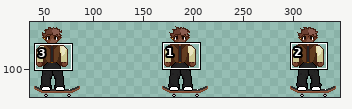
Sprite sheet: Skate 2D/Assets/Sprites/Character/Idle.png. The picture above shows the old version from afar; the outline marks the close-up.
Close-up. Before:
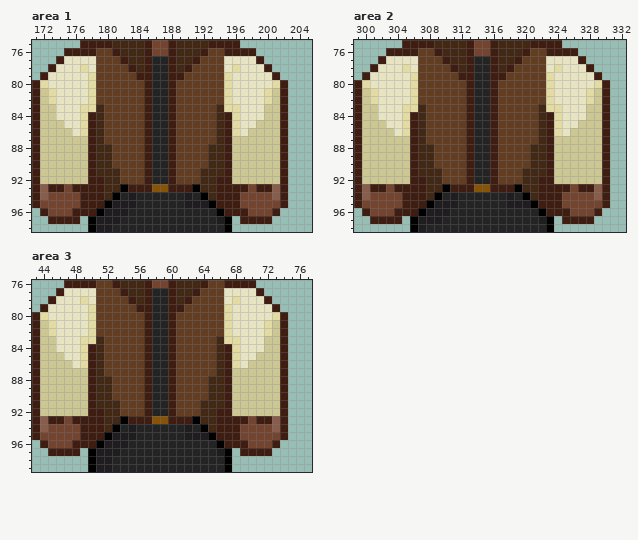
The file is 384x128 pixels. Colours within 5 levels of each other are drawn and written as one. Shown: area 1: x 171..205, y 75..98; area 2: x 299..332, y 75..98; area 3: x 43..77, y 76..99. The wide view leaves out empty margins.
The same view after the edit:
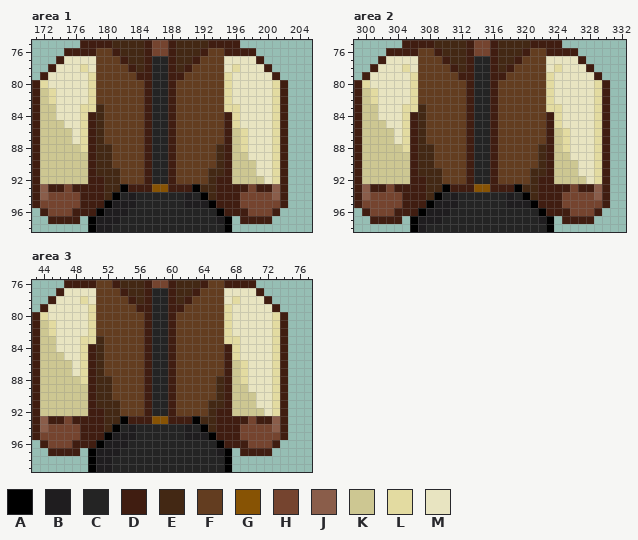
Palette (. is transparent): A #000000  B #1f1d1f  C #242424  D #401d11  E #432814  F #633d20  G #875304  H #75442f  J #8a5d4a  K #cdc792  L #e3dba1  M #e8e4c1
Edits made:
--- area 1
@@ x 171..205 @@
 80 DLMMMMMLFFFFFFDCCDFFFFFFLMMMMMLD...
-81 DKLMMMMLFFFFFFDCCDFFFFFFLMMMMLKD...
-82 DKLMMMMLFFFFFFDCCDFFFFFFLMMMMLKD...
-83 DKKMMMLLEFFFFFDCCDFFFFFELLMMMKKD...
-84 DKKMMMLDEFFFFFDCCDFFFFFEDLMMMKKD...
-85 DKKKMMLDEFFFFFDCCDFFFFFEDLMMKKKD...
-86 DKKKKMLDEFFFFFDCCDFFFFFEDLMKKKKD...
-87 DKKKKKKDEFFFFFDCCDFFFFFEDKKKKKKD...
-88 DKKKKKKDEEFFFFDCCDFFFFEEDKKKKKKD...
-89 DKKKKKKDEEFFFFDCCDFFFFEEDKKKKKKD...
-90 DKKKKKKDEEFFFFDCCDFFFFEEDKKKKKKD...
-91 DKKKKKKDEEEFFFDCCDFFFEEEDKKKKKKD...
-92 DKKKKKKDDEEFFFDCCDFFFEEDDKKKKKKD...
+81 DKLMMMMLFFFFFFDCCDFFFFFFLMMMMMLD...
+82 DKLMMMMLFFFFFFDCCDFFFFFFLMMMMMLD...
+83 DKKMMMLLEFFFFFDCCDFFFFFFLLMMMMLD...
+84 DKKMMMLDEFFFFFDCCDFFFFFFDLMMMMLD...
+85 DKKKMMLDEFFFFFDCCDFFFFFFDLMMMMLD...
+86 DKKKKMLDEFFFFFDCCDFFFFFFDKLMMMLD...
+87 DKKKKMLDEFFFFFDCCDFFFFFFDKLMMMLD...
+88 DKKKKKLDEEFFFFDCCDFFFFFEDKLMMMLD...
+89 DKKKKKKDEEFFFFDCCDFFFFFEDKKMMMLD...
+90 DKKKKKKDEEFFFFDCCDFFFFFEDKKKMMLD...
+91 DKKKKKKDEEEFFFDCCDFFFFEEDKKKMMLD...
+92 DKKKKKKDDEEFFFDCCDFFFFEDDKKKKMLD...
 93 DJDDHDDDDEEADDDGGDDDAEEDDDDHDDJD...
--- area 2
@@ x 299..332 @@
 80 DLMMMMMLFFFFFFDCCDFFFFFFLMMMMMLD..
-81 DKLMMMMLFFFFFFDCCDFFFFFFLMMMMLKD..
-82 DKLMMMMLFFFFFFDCCDFFFFFFLMMMMLKD..
-83 DKKMMMLLEFFFFFDCCDFFFFFELLMMMKKD..
-84 DKKMMMLDEFFFFFDCCDFFFFFEDLMMMKKD..
-85 DKKKMMLDEFFFFFDCCDFFFFFEDLMMKKKD..
-86 DKKKKMLDEFFFFFDCCDFFFFFEDLMKKKKD..
-87 DKKKKKKDEFFFFFDCCDFFFFFEDKKKKKKD..
-88 DKKKKKKDEEFFFFDCCDFFFFEEDKKKKKKD..
-89 DKKKKKKDEEFFFFDCCDFFFFEEDKKKKKKD..
-90 DKKKKKKDEEFFFFDCCDFFFFEEDKKKKKKD..
-91 DKKKKKKDEEEFFFDCCDFFFEEEDKKKKKKD..
-92 DKKKKKKDDEEFFFDCCDFFFEEDDKKKKKKD..
+81 DKLMMMMLFFFFFFDCCDFFFFFFLMMMMMLD..
+82 DKLMMMMLFFFFFFDCCDFFFFFFLMMMMMLD..
+83 DKKMMMLLEFFFFFDCCDFFFFFFLLMMMMLD..
+84 DKKMMMLDEFFFFFDCCDFFFFFFDLMMMMLD..
+85 DKKKMMLDEFFFFFDCCDFFFFFFDLMMMMLD..
+86 DKKKKMLDEFFFFFDCCDFFFFFFDKLMMMLD..
+87 DKKKKMLDEFFFFFDCCDFFFFFFDKLMMMLD..
+88 DKKKKKLDEEFFFFDCCDFFFFFEDKLMMMLD..
+89 DKKKKKKDEEFFFFDCCDFFFFFEDKKMMMLD..
+90 DKKKKKKDEEFFFFDCCDFFFFFEDKKKMMLD..
+91 DKKKKKKDEEEFFFDCCDFFFFEEDKKKMMLD..
+92 DKKKKKKDDEEFFFDCCDFFFFEDDKKKKMLD..
 93 DJDDHDDDDEEADDDGGDDDAEEDDDDHDDJD..
--- area 3
@@ x 43..77 @@
  80 DLMMMMMLFFFFFFDCCDFFFFFFLMMMMMLD...
- 81 DKLMMMMLFFFFFFDCCDFFFFFFLMMMMLKD...
- 82 DKLMMMMLFFFFFFDCCDFFFFFFLMMMMLKD...
- 83 DKKMMMLLEFFFFFDCCDFFFFFELLMMMKKD...
- 84 DKKMMMLDEFFFFFDCCDFFFFFEDLMMMKKD...
- 85 DKKKMMLDEFFFFFDCCDFFFFFEDLMMKKKD...
- 86 DKKKKMLDEFFFFFDCCDFFFFFEDLMKKKKD...
- 87 DKKKKKKDEFFFFFDCCDFFFFFEDKKKKKKD...
- 88 DKKKKKKDEEFFFFDCCDFFFFEEDKKKKKKD...
- 89 DKKKKKKDEEFFFFDCCDFFFFEEDKKKKKKD...
- 90 DKKKKKKDEEFFFFDCCDFFFFEEDKKKKKKD...
- 91 DKKKKKKDEEEFFFDCCDFFFEEEDKKKKKKD...
- 92 DKKKKKKDDEEFFFDCCDFFFEEDDKKKKKKD...
+ 81 DKLMMMMLFFFFFFDCCDFFFFFFLMMMMMLD...
+ 82 DKLMMMMLFFFFFFDCCDFFFFFFLMMMMMLD...
+ 83 DKKMMMLLEFFFFFDCCDFFFFFFLLMMMMLD...
+ 84 DKKMMMLDEFFFFFDCCDFFFFFFDLMMMMLD...
+ 85 DKKKMMLDEFFFFFDCCDFFFFFFDLMMMMLD...
+ 86 DKKKKMLDEFFFFFDCCDFFFFFFDKLMMMLD...
+ 87 DKKKKMLDEFFFFFDCCDFFFFFFDKLMMMLD...
+ 88 DKKKKKLDEEFFFFDCCDFFFFFEDKLMMMLD...
+ 89 DKKKKKKDEEFFFFDCCDFFFFFEDKKMMMLD...
+ 90 DKKKKKKDEEFFFFDCCDFFFFFEDKKKMMLD...
+ 91 DKKKKKKDEEEFFFDCCDFFFFEEDKKKMMLD...
+ 92 DKKKKKKDDEEFFFDCCDFFFFEDDKKKKMLD...
  93 DJDDHDDDDEEADDDGGDDDAEEDDDDHDDJD...
Where, in picture pixels (left, top, right, bottom), the same in both close-ups:
changed: (200, 88, 280, 184)
changed: (72, 136, 88, 152)
changed: (522, 88, 602, 184)
changed: (394, 136, 410, 152)
changed: (200, 320, 280, 416)
changed: (72, 368, 88, 384)
